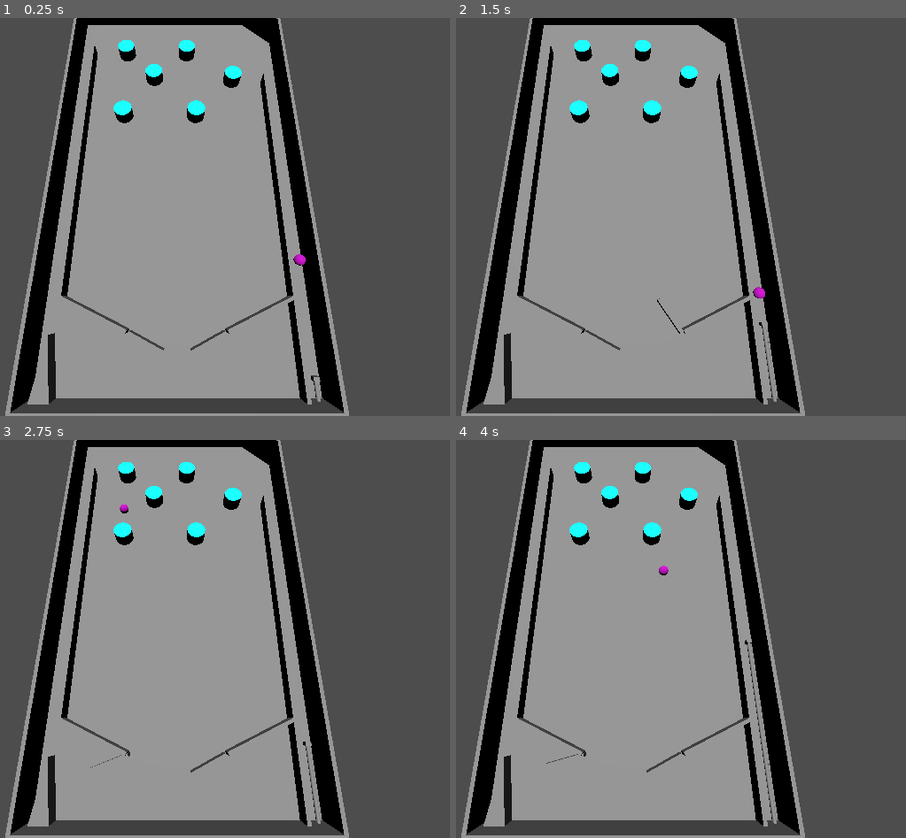
Above: before the commit, frames 1-4 (two rows, left to right).
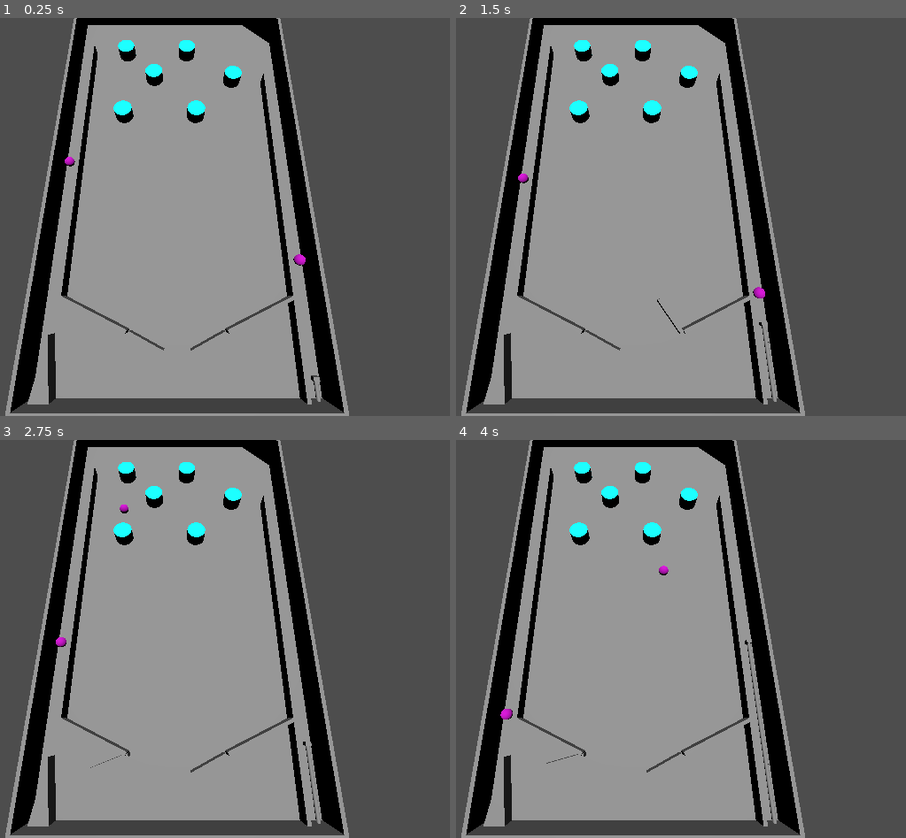
Above: after the commit, the same moments.

Repository: DrOtter3000/chaospinball
Game: Godot game, scene res://game.tscn
The game is run twice, just before and just after one commit, with the same random seed, the same clock (stepped at 60 frames per second) and the same inputs.
Inputs:
- Up to frame 1 (0.25 s): no input
- Up to frame 2 (1.5 s): tap Enter at 0.5 s; hold D (right) from 0.53 s (still down); tap Space (fire) at 0.6, 1.35 s
- Up to frame 3 (2.75 s): release D (right) at 2.03 s; hold A (left) from 2.03 s (still down); tap Space (fire) at 2.1 s
- Up to frame 4 (4 s): keep holding A (left); tap Space (fire) at 2.85, 3.6 s

The runs differ from the first frame. In frame 1, less than 0.1% of the frame differs, in the area x 14-17%, y 34-38%; in frame 2, less than 0.1%; in frame 3, less than 0.1%; in frame 4, less than 0.1%, in the area x 9-13%, y 67-71%.

Commit message:
add particle effects

Diff:
--- a/game.tscn
+++ b/game.tscn
@@ -20,5 +20,8 @@
 
 [node name="BallArray" type="Node" parent="."]
 
+[node name="Ball" parent="BallArray" instance=ExtResource("2_nb2sy")]
+transform = Transform3D(1, 0, 0, 0, 1, 0, 0, 0, 1, 35.1504, 2.35369, 0)
+
 [node name="Marker3D" type="Marker3D" parent="."]
 transform = Transform3D(1, 0, 0, 0, 1, 0, 0, 0, 1, -33.639, -13.7861, -27.7769)
--- a/machine.gd
+++ b/machine.gd
@@ -1,4 +1,7 @@
 extends Node3D
+
+
+@export var newParticles :PackedScene
 
 
 func _process(delta):
@@ -16,4 +19,11 @@
 	if body.is_in_group("Ball"):
 		var exit_list = get_node("PortalExits").get_children()
 		var random_exit = exit_list[randi_range(0, exit_list.size()-1)]
-		body.global_position = random_exit.position
+		body.position = random_exit.global_position
+		teleport_particles(random_exit.position)
+
+
+func teleport_particles(pos):
+	var particles = newParticles.instantiate()
+	add_child(particles)
+	particles.position = pos
--- a/machine.tscn
+++ b/machine.tscn
@@ -1,10 +1,11 @@
-[gd_scene load_steps=33 format=3 uid="uid://c04wwjxlgl6b6"]
+[gd_scene load_steps=34 format=3 uid="uid://c04wwjxlgl6b6"]
 
 [ext_resource type="PackedScene" uid="uid://dididwxm2u78a" path="res://left_flipper.tscn" id="1_hxrte"]
 [ext_resource type="Script" path="res://machine.gd" id="1_wndql"]
 [ext_resource type="PackedScene" uid="uid://cj3jo4rnjgm7r" path="res://right_flipper.tscn" id="2_kakdq"]
 [ext_resource type="PackedScene" uid="uid://dkasn6282ygmh" path="res://bumper.tscn" id="4_71gy1"]
 [ext_resource type="PackedScene" uid="uid://cuak2ms6lc7pd" path="res://spring.tscn" id="4_ewm78"]
+[ext_resource type="PackedScene" uid="uid://6g0kymrh0ofu" path="res://teleporter_particles.tscn" id="6_r7f3o"]
 
 [sub_resource type="BoxMesh" id="BoxMesh_g5gc3"]
 size = Vector3(72, 1, 130)
@@ -118,6 +119,7 @@
 
 [node name="Machine" type="Node3D"]
 script = ExtResource("1_wndql")
+newParticles = ExtResource("6_r7f3o")
 
 [node name="Ground" type="MeshInstance3D" parent="."]
 mesh = SubResource("BoxMesh_g5gc3")
@@ -286,7 +288,7 @@
 transform = Transform3D(1, 0, 0, 0, 1, 0, 0, 0, 1, 35.0457, 1.42196, -53.7368)
 shape = SubResource("BoxShape3D_4rxob")
 
-[node name="PortalExits" type="Node" parent="."]
+[node name="PortalExits" type="Node3D" parent="."]
 
 [node name="Marker3D" type="Marker3D" parent="PortalExits"]
 transform = Transform3D(1, 0, 0, 0, 1, 0, 0, 0, 1, 0, 3.49065, 0)
--- /dev/null
+++ b/teleporter_particles.gd
@@ -0,0 +1,5 @@
+extends GPUParticles3D
+
+
+func _on_timer_timeout():
+	queue_free()
--- /dev/null
+++ b/teleporter_particles.gdshader
@@ -0,0 +1,9 @@
+shader_type particles;
+
+void start() {
+	// Place start code here.
+}
+
+void process() {
+	// Place process code here.
+}
--- /dev/null
+++ b/teleporter_particles.tscn
@@ -0,0 +1,68 @@
+[gd_scene load_steps=12 format=3 uid="uid://6g0kymrh0ofu"]
+
+[ext_resource type="Script" path="res://teleporter_particles.gd" id="1_cuvll"]
+
+[sub_resource type="Curve" id="Curve_04i6w"]
+
+[sub_resource type="CurveTexture" id="CurveTexture_yvah3"]
+curve = SubResource("Curve_04i6w")
+
+[sub_resource type="Curve" id="Curve_alynx"]
+max_value = 200.0
+_data = [Vector2(0, 1), 0.0, 0.0, 0, 0, Vector2(1, 200), 0.0, 0.0, 0, 0]
+point_count = 2
+
+[sub_resource type="CurveTexture" id="CurveTexture_yqhtg"]
+curve = SubResource("Curve_alynx")
+
+[sub_resource type="Curve" id="Curve_itvec"]
+_data = [Vector2(0, 1), 0.0, 0.0, 0, 0, Vector2(1, 1), 0.0, 0.0, 0, 0]
+point_count = 2
+
+[sub_resource type="CurveTexture" id="CurveTexture_13d27"]
+curve = SubResource("Curve_itvec")
+
+[sub_resource type="ParticleProcessMaterial" id="ParticleProcessMaterial_t0m88"]
+direction = Vector3(1, 1, 1)
+spread = 180.0
+gravity = Vector3(0, 1, 0)
+initial_velocity_max = 10.0
+angular_velocity_max = 10.0
+linear_accel_max = 10.0
+radial_accel_max = 10.0
+tangential_accel_max = 10.0
+damping_max = 10.0
+scale_max = 3.0
+scale_curve = SubResource("CurveTexture_13d27")
+color = Color(1, 0.0784314, 1, 1)
+turbulence_enabled = true
+anim_speed_max = 5.0
+anim_speed_curve = SubResource("CurveTexture_yqhtg")
+anim_offset_curve = SubResource("CurveTexture_yvah3")
+
+[sub_resource type="ParticleProcessMaterial" id="ParticleProcessMaterial_6p831"]
+
+[sub_resource type="StandardMaterial3D" id="StandardMaterial3D_rsl46"]
+next_pass = SubResource("ParticleProcessMaterial_6p831")
+transparency = 1
+albedo_color = Color(0.262745, 1, 1, 0.431373)
+
+[sub_resource type="SphereMesh" id="SphereMesh_yrj6q"]
+material = SubResource("StandardMaterial3D_rsl46")
+
+[node name="TeleporterParticles" type="GPUParticles3D"]
+amount = 60
+lifetime = 4.0
+one_shot = true
+explosiveness = 0.5
+randomness = 1.0
+process_material = SubResource("ParticleProcessMaterial_t0m88")
+draw_pass_1 = SubResource("SphereMesh_yrj6q")
+script = ExtResource("1_cuvll")
+
+[node name="Timer" type="Timer" parent="."]
+wait_time = 4.0
+one_shot = true
+autostart = true
+
+[connection signal="timeout" from="Timer" to="." method="_on_timer_timeout"]
